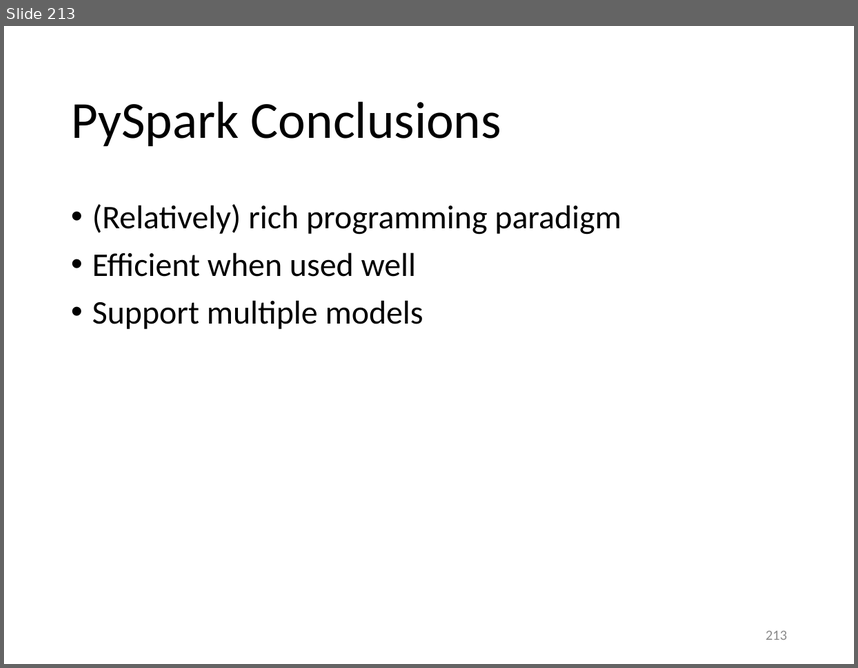
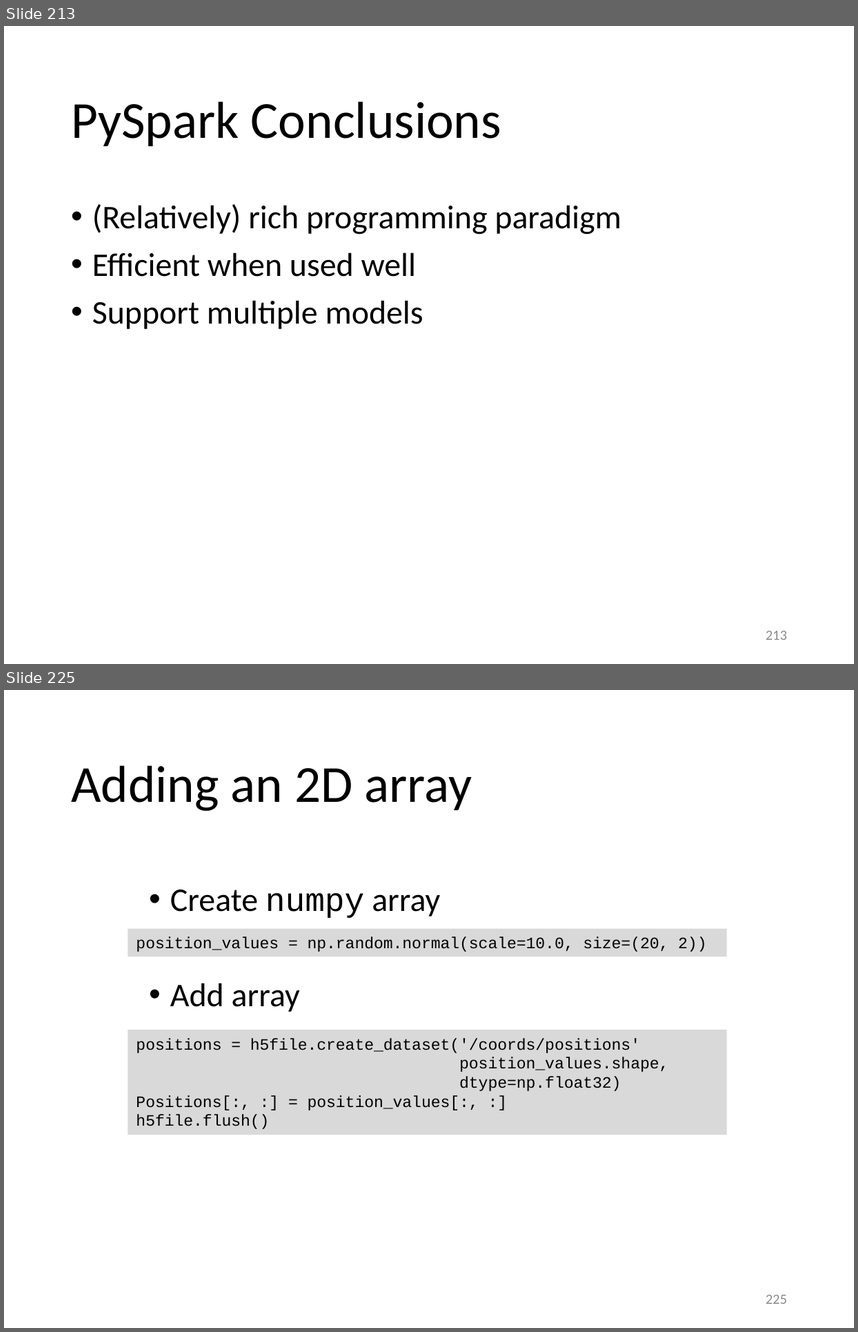
Before and after one commit to gjbex/Python-for-HPC, a slide deck: python_for_hpc.pptx. Shown one above the other, each under a label of ours: slide 213 before the commit, slides 213 and 225 after it; the slides between them are not shown. The pictures are 858x668 and 858x1332 pixels, drawn with LibreOffice and Linux fonts; fonts in the diff are those of the drawing. Boxes give left, top, right and bottom in pixels: in the first picture for what was removed or moved away, otherwise in the second. Text is boxed around its words. In the diff, an @@ line names an element or a change of style, - is before the commit and + after.

```diff
--- a/python_for_hpc.pptx
+++ b/python_for_hpc.pptx
@@ slide 225 added at box(4, 690, 854, 1328), background #FFFFFF @@
@@ title added at box(71, 765, 473, 811), 44 pt, text #000000 @@
+Adding an 2D array
@@ text added at box(170, 889, 440, 1012), 28 pt, text #000000 @@
+• Create numpy array
+• Add array
@@ rectangle added at box(128, 929, 727, 957), fill #D9D9D9, 13.5 pt, text #000000 @@
+position_values = np.random.normal(scale=10.0, size=(20, 2))
@@ rectangle added at box(128, 1029, 727, 1134), fill #D9D9D9, 13.5 pt, text #000000 @@
+positions = h5file.create_dataset('/coords/positions'
+position_values.shape,
+dtype=np.float32)
+Positions[:, :] = position_values[:, :]
+h5file.flush()
@@ page number added at box(766, 1294, 787, 1303), 12 pt, text #8C8C8C @@
+225
```
Also in this commit, not shown: 14 other slides added.
